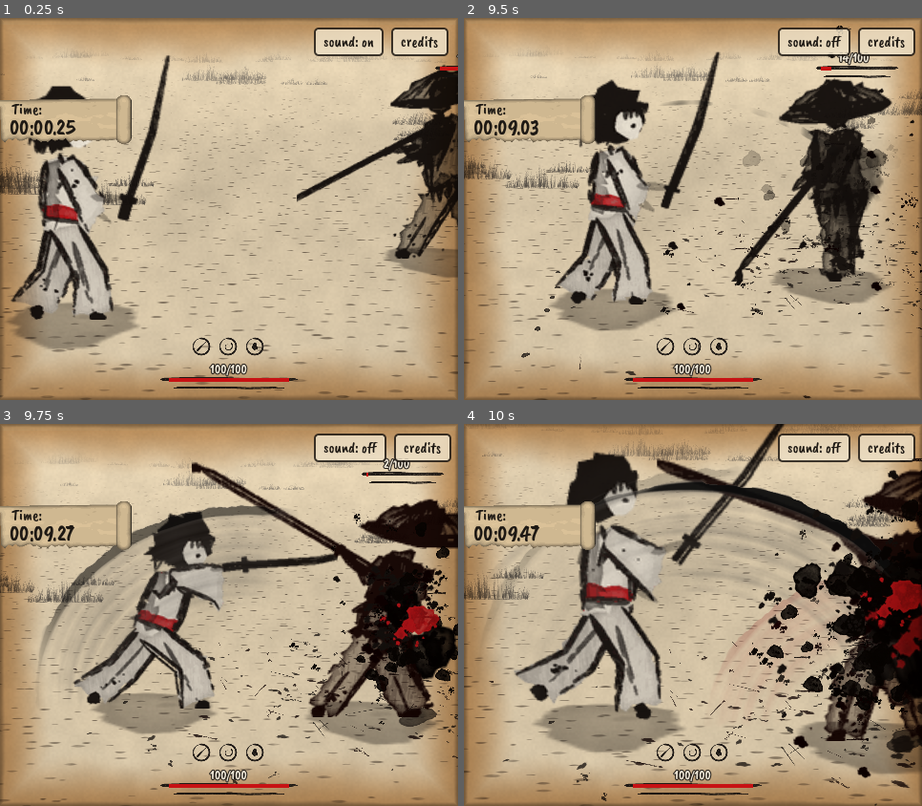
Above: before the commit, frames 1-4 (two rows, left to right).
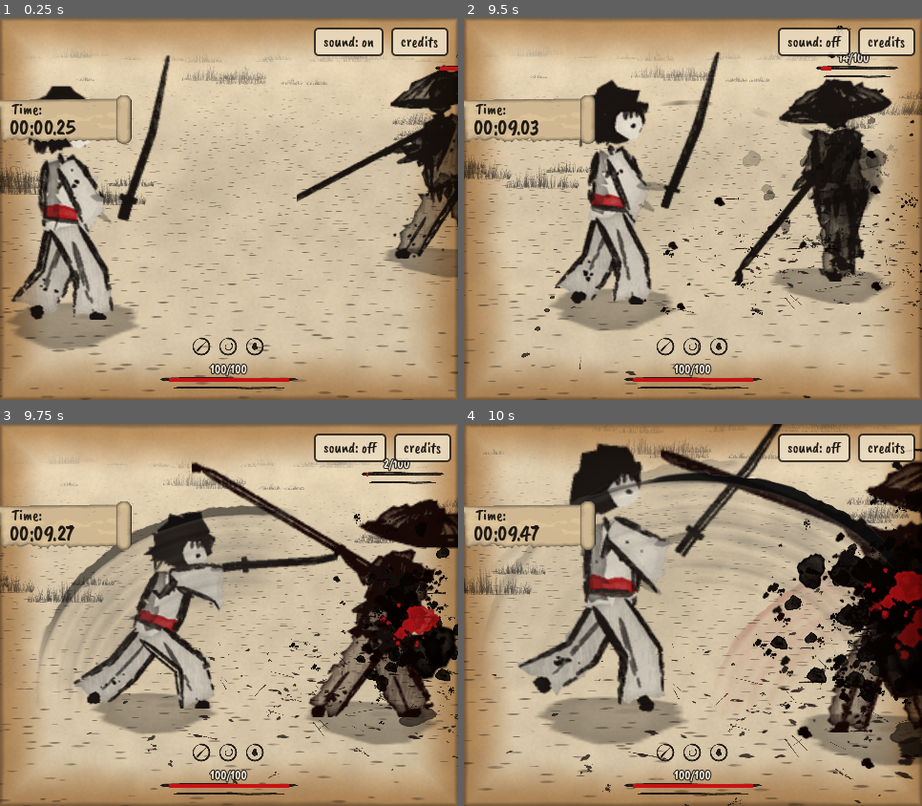
Above: after the commit, the same moments.

Repository: aeiouvcode/issen
Game: Godot game, scene res://main.tscn
Two runs of this game, one before a commit and one after it. Both use one fixed random seed, a clock stepped at 60 frames per second and the inputs below.
Inputs (mouse positions are in pixels of both pictures, inside the frame that each line leads up to):
- Up to frame 1 (0.25 s): no input
- Up to frame 2 (9.5 s): tap Enter at 0.5, 2.1 s; move the mouse to (793, 189) at 0.52 s; hold D (right) 0.53-1.25 s; hold J (attack) 0.53-1.25 s; click (793, 189) at 0.67 s; tap Space at 0.77, 3.77, 6.77 s; drag from (601, 228) to (670, 285) at 1.27 s; move the mouse to (738, 124) at 2.02 s; hold D (right) 2.03-2.75 s; drag from (670, 285) to (555, 151) at 2.77 s; move the mouse to (830, 266) at 3.52 s; hold A (left) 3.53-4.25 s; tap M at 3.6 s; drag from (555, 151) to (624, 113) at 4.27 s; move the mouse to (715, 209) at 5.02 s; hold S (down) 5.03-5.75 s; hold K (dodge) 5.03-5.75 s; click (715, 209) at 5.17 s; drag from (624, 113) to (601, 228) at 5.77 s; move the mouse to (793, 189) at 6.52 s; hold W (up) 6.53-7.25 s; tap Shift at 6.6 s; drag from (601, 228) to (670, 285) at 7.27 s; move the mouse to (738, 124) at 8.02 s; hold S (down) 8.03-8.75 s; hold J (attack) 8.03-8.75 s; drag from (670, 285) to (555, 151) at 8.77 s
- Up to frame 3 (9.75 s): move the mouse to (366, 672) at 9.52 s; hold W (up) from 9.53 s (still down); tap Enter at 9.6 s; click (366, 672) at 9.67 s
- Up to frame 4 (10 s): keep holding W (up); tap Space at 9.77 s

Frames 1-3 are identical in both runs. In frame 4, 28% of the frame differs, in the area x 0-100%, y 0-100%.

Commit message:
Godot take C17 blade feel: kill trail is flung ink that lands past the body's rest point on the camera side, so the falling figure no longer covers it; pool shifted forward

Diff:
--- a/godot/scripts/fx.gd
+++ b/godot/scripts/fx.gd
@@ -197,6 +197,15 @@
 					var s2: Sprite3D = n
 					stain(n.global_position, s2.pixel_size * 1.1, s2.texture, Color(s2.modulate.r, s2.modulate.g, s2.modulate.b, 0.75))
 					n.queue_free(); continue
+			"fling":
+				var vf: Vector3 = it["vel"]
+				vf.y -= 16.0 * delta
+				it["vel"] = vf
+				n.global_position += vf * delta
+				if n.global_position.y <= 0.02:
+					var sf: Sprite3D = n
+					stain(n.global_position, it["sz"], sf.texture, Color(1, 1, 1, it["a"]))
+					n.queue_free(); continue
 			"puff":
 				var kp: float = it["t"] / it["dur"]
 				var sp_: Sprite3D = n
@@ -247,12 +256,24 @@
 ## plus a heavy pool under the body.
 func kill_splash(pos: Vector3, dir: float, power := 1.0) -> void:
 	var d := dir if dir != 0.0 else 1.0
-	stain(pos + Vector3(d * 0.3, 0, 0.1), 0.012 * power, null, Color(1, 1, 1, 0.85))
-	var n := int(9 * power)
+	stain(pos + Vector3(d * 0.3, 0, 0.3), 0.014 * power, null, Color(1, 1, 1, 0.85))
+	# C17: the trail starts past where the body slides to rest (~0.6 m), runs on the camera side
+	# of the body line (+z) so the falling figure can't cover it, and is flung: each splat flies
+	# as a drop and lands a beat later, so the eye follows the cut outward.
+	var n := int(11 * power)
 	for i in n:
 		var k := float(i + 1) / n
-		var at := pos + Vector3(d * (0.6 + k * 3.2 * power) + randfn(0.0, 0.15), 0, randfn(0.0, 0.35) * (0.5 + k))
-		stain(at, lerpf(0.009, 0.0025, k) * randf_range(0.8, 1.2) * power, null, Color(1, 1, 1, lerpf(0.85, 0.55, k)))
+		var at := pos + Vector3(d * (1.0 + k * 2.6 * power) + randfn(0.0, 0.15), 0, 0.35 + k * 0.4 + randfn(0.0, 0.18))
+		var sz := lerpf(0.011, 0.0035, k) * randf_range(0.8, 1.2) * power
+		var sp := _billboard(blots[randi() % 6], sz * 0.6)
+		sp.modulate = Color(1, 1, 1, 0.9)
+		add_child(sp)
+		var t := 0.12 + k * 0.28
+		var h0 := 1.0
+		sp.global_position = pos + Vector3(d * 0.2, h0, 0.2)
+		var v := (at - sp.global_position) / t
+		v.y = (0.02 - h0 + 8.0 * t * t) / t
+		items.append({"node": sp, "kind": "fling", "t": 0.0, "vel": v, "sz": sz, "a": lerpf(0.9, 0.6, k)})
 
 var glint_tex: Texture2D
 
